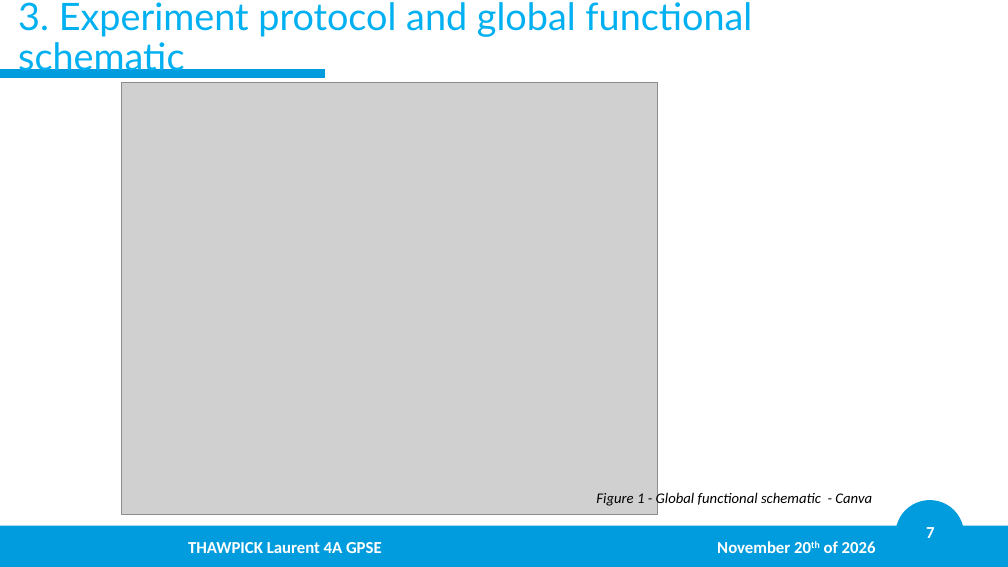
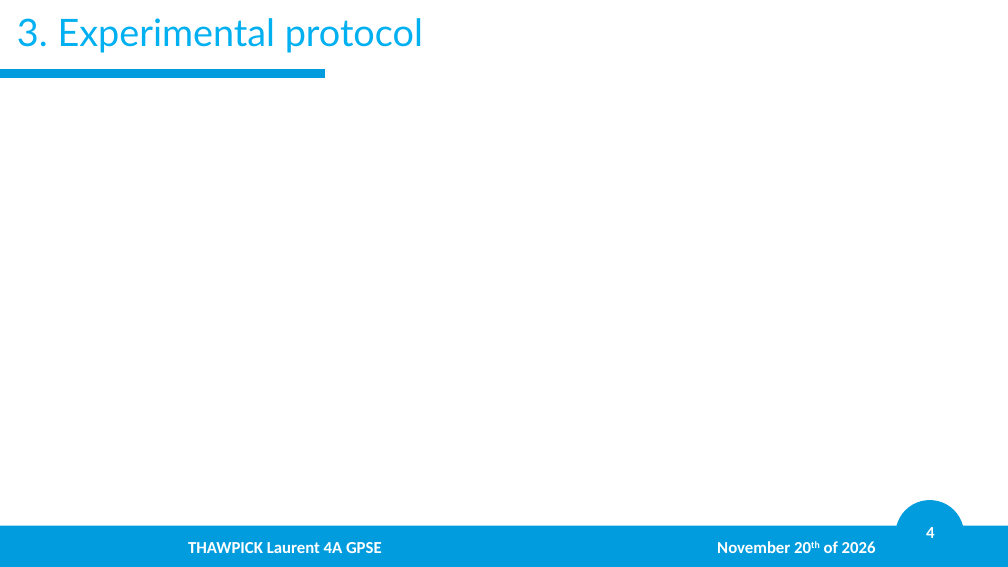
Before and after one commit to LaurentThaw/plasma-tubing, a slide deck: slide 4 of PDR for 20.11.26/PDR.pptx (slide 7 before the commit). Drawn at 1008x567 pixels with LibreOffice and Linux fonts; fonts in the diff are those of the drawing; grey boxes stand for pictures; background and template pictures are left out. Boxes give left, top, right and bottom in pixels: in the first picture for what was removed or moved away, otherwise in the second. Text is boxed around its words. In the diff, an @@ line names an element or a change of style, - is before the commit and + after.

```diff
--- a/PDR for 20.11.26/PDR.pptx
+++ b/PDR for 20.11.26/PDR.pptx
@@ title at [17,18,423,53]: text changed @@
-3. Experiment protocol and global functional schematic
+3. Experimental protocol
@@ picture removed at [121,82,657,514] @@
@@ text removed at [596,490,872,507] @@
-Figure 1 - Global functional schematic - Canva
@@ page number at [926,527,934,538]: text changed @@
-7
+4
```
Also in this commit, not shown: 7 other slides changed, 4 slides added, 3 slides removed, 3 other files.
